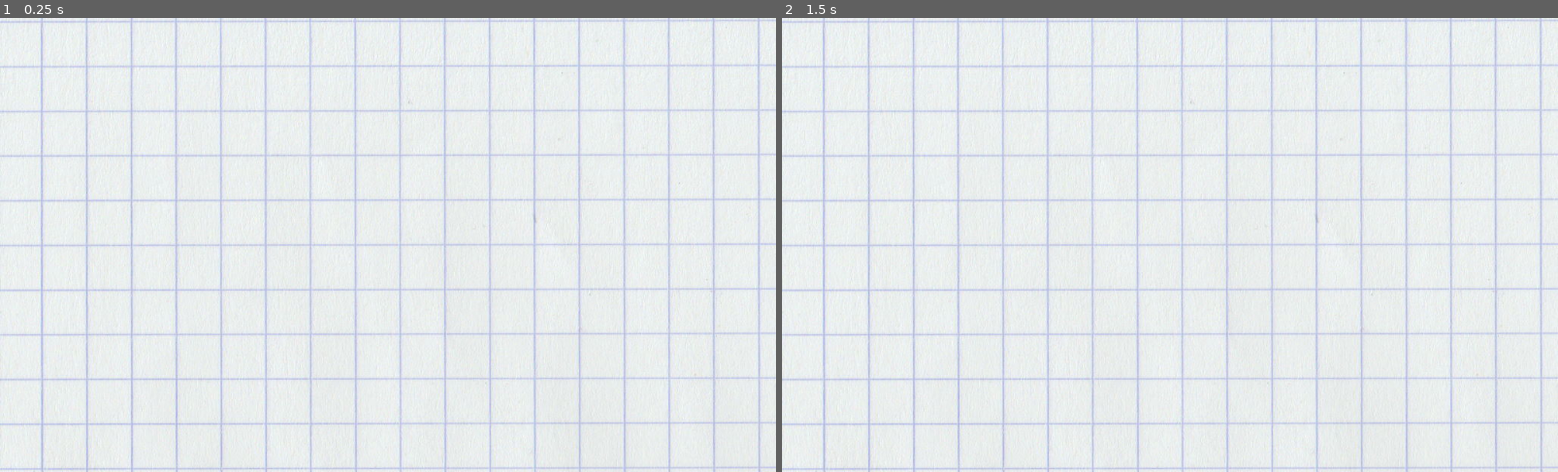
Above: before the commit, frames 1-2 (left to right).
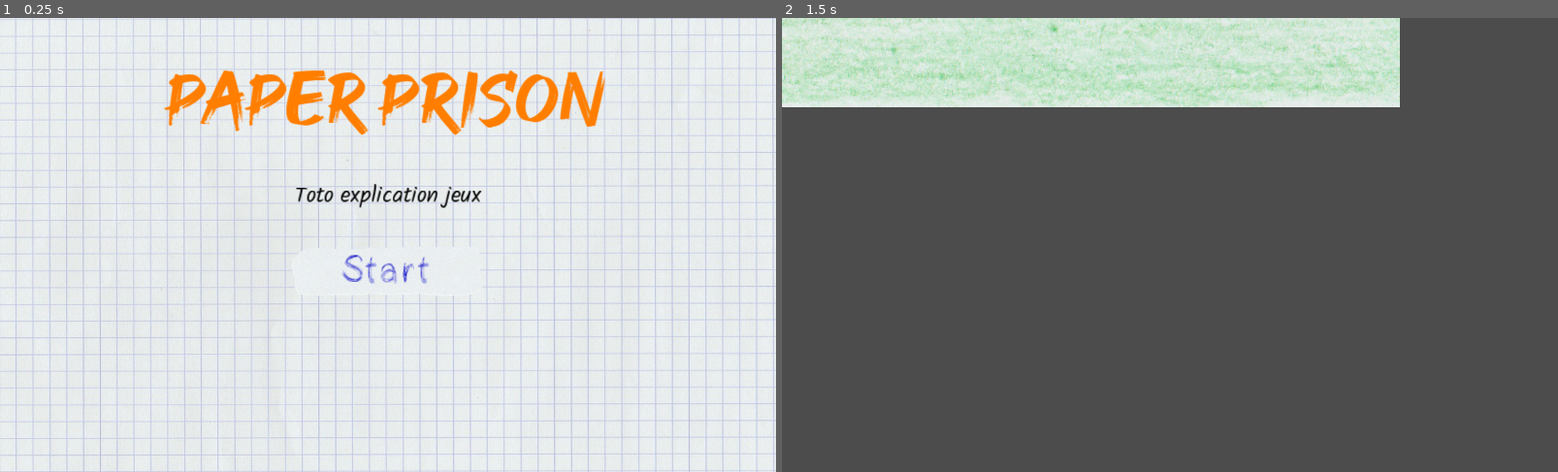
Above: after the commit, the same moments.

Repository: Fifut/Ludum-Dare-51
Game: Godot game, scene res://Scenes/UI/MenuHandler.tscn
Same seed, same stepped clock (60 frames per second), same inputs: the game is played once before the commit and once after it. Before the commit the project has no main scene; this scene is started directly in both runs.
Inputs (mouse positions are in pixels of both pictures, inside the frame that each line leads up to):
- Up to frame 1 (0.25 s): no input
- Up to frame 2 (1.5 s): click (1170, 272) at 0.5 s, where only the run after the commit has a clickable "Start"; tap Enter at 1.25 s; move the mouse to (1340, 222) at 1.27 s

The runs differ from the first frame. In frame 1, 16% of the frame differs, in the area x 0-100%, y 0-100%; in frame 2, 96%.

Commit message:
Menu Murs creusable

Diff:
--- a/Scenes/Characters/Guard.tscn
+++ b/Scenes/Characters/Guard.tscn
@@ -5,6 +5,7 @@
 [ext_resource path="res://Assets/Textures/Character/Hand.png" type="Texture" id=3]
 
 [node name="Guard" type="Node2D"]
+scale = Vector2( 1.5, 1.5 )
 
 [node name="GuardBodySprite" type="Sprite" parent="."]
 texture = ExtResource( 1 )
--- /dev/null
+++ b/Scenes/Characters/Player.gd
@@ -0,0 +1,6 @@
+extends Node2D
+
+
+func _process(delta):
+
+	look_at(get_global_mouse_position() )
--- a/Scenes/Characters/Player.tscn
+++ b/Scenes/Characters/Player.tscn
@@ -1,9 +1,12 @@
-[gd_scene load_steps=3 format=2]
+[gd_scene load_steps=4 format=2]
 
 [ext_resource path="res://Assets/Textures/Character/Body.png" type="Texture" id=1]
 [ext_resource path="res://Assets/Textures/Character/Hand.png" type="Texture" id=2]
+[ext_resource path="res://Scenes/Characters/Player.gd" type="Script" id=3]
 
 [node name="Player" type="Node2D"]
+scale = Vector2( 1.5, 1.5 )
+script = ExtResource( 3 )
 
 [node name="BodySprite" type="Sprite" parent="."]
 texture = ExtResource( 1 )
--- /dev/null
+++ b/Scenes/Game/BreakableWall.tscn
@@ -0,0 +1,29 @@
+[gd_scene load_steps=8 format=2]
+
+[ext_resource path="res://Assets/Textures/Walls/Breakable05.png" type="Texture" id=1]
+[ext_resource path="res://Assets/Textures/Walls/Breakable02.png" type="Texture" id=2]
+[ext_resource path="res://Assets/Textures/Walls/Breakable04.png" type="Texture" id=3]
+[ext_resource path="res://Assets/Textures/Walls/Breakable03.png" type="Texture" id=4]
+[ext_resource path="res://Assets/Textures/Walls/Breakable01.png" type="Texture" id=5]
+
+[sub_resource type="SpriteFrames" id=1]
+animations = [ {
+"frames": [ ExtResource( 5 ), ExtResource( 2 ), ExtResource( 4 ), ExtResource( 3 ), ExtResource( 1 ) ],
+"loop": false,
+"name": "Breakable",
+"speed": 5.0
+} ]
+
+[sub_resource type="RectangleShape2D" id=2]
+extents = Vector2( 28, 28 )
+
+[node name="BreakableWall" type="Node2D"]
+
+[node name="AnimatedSprite" type="AnimatedSprite" parent="."]
+frames = SubResource( 1 )
+animation = "Breakable"
+
+[node name="StaticBody2D" type="StaticBody2D" parent="."]
+
+[node name="CollisionShape2D" type="CollisionShape2D" parent="StaticBody2D"]
+shape = SubResource( 2 )
--- /dev/null
+++ b/Scenes/Game/DiggableWalls.tscn
@@ -0,0 +1,281 @@
+[gd_scene load_steps=3 format=2]
+
+[ext_resource path="res://Scenes/Game/UnbreakableWall.tscn" type="PackedScene" id=1]
+[ext_resource path="res://Scenes/Game/BreakableWall.tscn" type="PackedScene" id=2]
+
+[node name="DiggableWalls" type="Node2D"]
+
+[node name="UnbreakablesLeft" type="Node2D" parent="."]
+position = Vector2( 180, 120 )
+
+[node name="UnbreakableWall01" parent="UnbreakablesLeft" instance=ExtResource( 1 )]
+position = Vector2( -60, -60 )
+
+[node name="UnbreakableWall02" parent="UnbreakablesLeft" instance=ExtResource( 1 )]
+position = Vector2( -120, -60 )
+
+[node name="UnbreakableWall03" parent="UnbreakablesLeft" instance=ExtResource( 1 )]
+position = Vector2( -120, 0 )
+
+[node name="UnbreakableWall04" parent="UnbreakablesLeft" instance=ExtResource( 1 )]
+position = Vector2( -60, 0 )
+
+[node name="UnbreakableWall05" parent="UnbreakablesLeft" instance=ExtResource( 1 )]
+position = Vector2( -120, 60 )
+
+[node name="UnbreakableWall06" parent="UnbreakablesLeft" instance=ExtResource( 1 )]
+position = Vector2( -60, 60 )
+
+[node name="UnbreakableWall07" parent="UnbreakablesLeft" instance=ExtResource( 1 )]
+position = Vector2( -60, 120 )
+
+[node name="UnbreakableWall08" parent="UnbreakablesLeft" instance=ExtResource( 1 )]
+position = Vector2( -120, 120 )
+
+[node name="UnbreakableWall09" parent="UnbreakablesLeft" instance=ExtResource( 1 )]
+position = Vector2( -120, 180 )
+
+[node name="UnbreakableWall10" parent="UnbreakablesLeft" instance=ExtResource( 1 )]
+position = Vector2( -60, 180 )
+
+[node name="UnbreakableWall11" parent="UnbreakablesLeft" instance=ExtResource( 1 )]
+position = Vector2( -120, 240 )
+
+[node name="UnbreakableWall12" parent="UnbreakablesLeft" instance=ExtResource( 1 )]
+position = Vector2( -60, 240 )
+
+[node name="UnbreakableWall13" parent="UnbreakablesLeft" instance=ExtResource( 1 )]
+position = Vector2( -60, 300 )
+
+[node name="UnbreakableWall14" parent="UnbreakablesLeft" instance=ExtResource( 1 )]
+position = Vector2( -120, 300 )
+
+[node name="UnbreakableWall15" parent="UnbreakablesLeft" instance=ExtResource( 1 )]
+position = Vector2( -120, 360 )
+
+[node name="UnbreakableWall16" parent="UnbreakablesLeft" instance=ExtResource( 1 )]
+position = Vector2( -60, 360 )
+
+[node name="UnbreakableWall17" parent="UnbreakablesLeft" instance=ExtResource( 1 )]
+position = Vector2( -120, 420 )
+
+[node name="UnbreakableWall18" parent="UnbreakablesLeft" instance=ExtResource( 1 )]
+position = Vector2( -60, 420 )
+
+[node name="UnbreakableWall19" parent="UnbreakablesLeft" instance=ExtResource( 1 )]
+position = Vector2( -60, 480 )
+
+[node name="UnbreakableWall20" parent="UnbreakablesLeft" instance=ExtResource( 1 )]
+position = Vector2( -120, 480 )
+
+[node name="UnbreakableWall21" parent="UnbreakablesLeft" instance=ExtResource( 1 )]
+position = Vector2( -120, 540 )
+
+[node name="UnbreakableWall22" parent="UnbreakablesLeft" instance=ExtResource( 1 )]
+position = Vector2( -60, 540 )
+
+[node name="UnbreakableWall23" parent="UnbreakablesLeft" instance=ExtResource( 1 )]
+position = Vector2( -120, 600 )
+
+[node name="UnbreakableWall24" parent="UnbreakablesLeft" instance=ExtResource( 1 )]
+position = Vector2( -60, 600 )
+
+[node name="UnbreakablesTop" type="Node2D" parent="."]
+position = Vector2( 180, 60 )
+
+[node name="UnbreakableWall01" parent="UnbreakablesTop" instance=ExtResource( 1 )]
+
+[node name="UnbreakableWall02" parent="UnbreakablesTop" instance=ExtResource( 1 )]
+position = Vector2( 60, 0 )
+
+[node name="UnbreakableWall03" parent="UnbreakablesTop" instance=ExtResource( 1 )]
+position = Vector2( 120, 0 )
+
+[node name="UnbreakableWall04" parent="UnbreakablesTop" instance=ExtResource( 1 )]
+position = Vector2( 360, 0 )
+
+[node name="UnbreakableWall05" parent="UnbreakablesTop" instance=ExtResource( 1 )]
+position = Vector2( 420, 0 )
+
+[node name="UnbreakableWall06" parent="UnbreakablesTop" instance=ExtResource( 1 )]
+position = Vector2( 480, 0 )
+
+[node name="UnbreakableWall07" parent="UnbreakablesTop" instance=ExtResource( 1 )]
+position = Vector2( 540, 0 )
+
+[node name="UnbreakableWall08" parent="UnbreakablesTop" instance=ExtResource( 1 )]
+position = Vector2( 600, 0 )
+
+[node name="UnbreakableWall09" parent="UnbreakablesTop" instance=ExtResource( 1 )]
+position = Vector2( 660, 0 )
+
+[node name="UnbreakableWall10" parent="UnbreakablesTop" instance=ExtResource( 1 )]
+position = Vector2( 720, 0 )
+
+[node name="UnbreakableWall11" parent="UnbreakablesTop" instance=ExtResource( 1 )]
+position = Vector2( 780, 0 )
+
+[node name="UnbreakableWall12" parent="UnbreakablesTop" instance=ExtResource( 1 )]
+position = Vector2( 840, 0 )
+
+[node name="UnbreakableWall13" parent="UnbreakablesTop" instance=ExtResource( 1 )]
+position = Vector2( 900, 0 )
+
+[node name="UnbreakableWall14" parent="UnbreakablesTop" instance=ExtResource( 1 )]
+position = Vector2( 960, 0 )
+
+[node name="UnbreakableWall15" parent="UnbreakablesTop" instance=ExtResource( 1 )]
+position = Vector2( 1020, 0 )
+
+[node name="UnbreakableWall16" parent="UnbreakablesTop" instance=ExtResource( 1 )]
+position = Vector2( 1080, 0 )
+
+[node name="UnbreakableWall17" parent="UnbreakablesTop" instance=ExtResource( 1 )]
+position = Vector2( 1140, 0 )
+
+[node name="UnbreakablesBottom" type="Node2D" parent="."]
+position = Vector2( 180, 720 )
+
+[node name="UnbreakableWall01" parent="UnbreakablesBottom" instance=ExtResource( 1 )]
+
+[node name="UnbreakableWall02" parent="UnbreakablesBottom" instance=ExtResource( 1 )]
+position = Vector2( 60, 0 )
+
+[node name="UnbreakableWall03" parent="UnbreakablesBottom" instance=ExtResource( 1 )]
+position = Vector2( 120, 0 )
+
+[node name="UnbreakableWall04" parent="UnbreakablesBottom" instance=ExtResource( 1 )]
+position = Vector2( 180, 0 )
+
+[node name="UnbreakableWall05" parent="UnbreakablesBottom" instance=ExtResource( 1 )]
+position = Vector2( 240, 0 )
+
+[node name="UnbreakableWall06" parent="UnbreakablesBottom" instance=ExtResource( 1 )]
+position = Vector2( 300, 0 )
+
+[node name="UnbreakableWall07" parent="UnbreakablesBottom" instance=ExtResource( 1 )]
+position = Vector2( 360, 0 )
+
+[node name="UnbreakableWall08" parent="UnbreakablesBottom" instance=ExtResource( 1 )]
+position = Vector2( 420, 0 )
+
+[node name="UnbreakableWall09" parent="UnbreakablesBottom" instance=ExtResource( 1 )]
+position = Vector2( 480, 0 )
+
+[node name="UnbreakableWall10" parent="UnbreakablesBottom" instance=ExtResource( 1 )]
+position = Vector2( 540, 0 )
+
+[node name="UnbreakableWall11" parent="UnbreakablesBottom" instance=ExtResource( 1 )]
+position = Vector2( 600, 0 )
+
+[node name="UnbreakableWall12" parent="UnbreakablesBottom" instance=ExtResource( 1 )]
+position = Vector2( 660, 0 )
+
+[node name="UnbreakableWall13" parent="UnbreakablesBottom" instance=ExtResource( 1 )]
+position = Vector2( 720, 0 )
+
+[node name="UnbreakableWall14" parent="UnbreakablesBottom" instance=ExtResource( 1 )]
+position = Vector2( 780, 0 )
+
+[node name="UnbreakableWall15" parent="UnbreakablesBottom" instance=ExtResource( 1 )]
+position = Vector2( 1020, 0 )
+
+[node name="UnbreakableWall16" parent="UnbreakablesBottom" instance=ExtResource( 1 )]
+position = Vector2( 1080, 0 )
+
+[node name="UnbreakableWall17" parent="UnbreakablesBottom" instance=ExtResource( 1 )]
+position = Vector2( 1140, 0 )
+
+[node name="UnbreakablesRight" type="Node2D" parent="."]
+position = Vector2( 1380, 60 )
+
+[node name="UnbreakableWall25" parent="UnbreakablesRight" instance=ExtResource( 1 )]
+position = Vector2( 60, 0 )
+
+[node name="UnbreakableWall26" parent="UnbreakablesRight" instance=ExtResource( 1 )]
+
+[node name="UnbreakableWall27" parent="UnbreakablesRight" instance=ExtResource( 1 )]
+position = Vector2( 0, 60 )
+
+[node name="UnbreakableWall28" parent="UnbreakablesRight" instance=ExtResource( 1 )]
+position = Vector2( 60, 60 )
+
+[node name="UnbreakableWall29" parent="UnbreakablesRight" instance=ExtResource( 1 )]
+position = Vector2( 0, 120 )
+
+[node name="UnbreakableWall30" parent="UnbreakablesRight" instance=ExtResource( 1 )]
+position = Vector2( 60, 120 )
+
+[node name="UnbreakableWall31" parent="UnbreakablesRight" instance=ExtResource( 1 )]
+position = Vector2( 60, 180 )
+
+[node name="UnbreakableWall32" parent="UnbreakablesRight" instance=ExtResource( 1 )]
+position = Vector2( 0, 180 )
+
+[node name="UnbreakableWall33" parent="UnbreakablesRight" instance=ExtResource( 1 )]
+position = Vector2( 0, 240 )
+
+[node name="UnbreakableWall34" parent="UnbreakablesRight" instance=ExtResource( 1 )]
+position = Vector2( 60, 240 )
+
+[node name="UnbreakableWall35" parent="UnbreakablesRight" instance=ExtResource( 1 )]
+position = Vector2( 0, 300 )
+
+[node name="UnbreakableWall36" parent="UnbreakablesRight" instance=ExtResource( 1 )]
+position = Vector2( 60, 300 )
+
+[node name="UnbreakableWall37" parent="UnbreakablesRight" instance=ExtResource( 1 )]
+position = Vector2( 60, 360 )
+
+[node name="UnbreakableWall38" parent="UnbreakablesRight" instance=ExtResource( 1 )]
+position = Vector2( 0, 360 )
+
+[node name="UnbreakableWall39" parent="UnbreakablesRight" instance=ExtResource( 1 )]
+position = Vector2( 0, 420 )
+
+[node name="UnbreakableWall40" parent="UnbreakablesRight" instance=ExtResource( 1 )]
+position = Vector2( 60, 420 )
+
+[node name="UnbreakableWall41" parent="UnbreakablesRight" instance=ExtResource( 1 )]
+position = Vector2( 0, 480 )
+
+[node name="UnbreakableWall42" parent="UnbreakablesRight" instance=ExtResource( 1 )]
+position = Vector2( 60, 480 )
+
+[node name="UnbreakableWall43" parent="UnbreakablesRight" instance=ExtResource( 1 )]
+position = Vector2( 60, 540 )
+
+[node name="UnbreakableWall44" parent="UnbreakablesRight" instance=ExtResource( 1 )]
+position = Vector2( 0, 540 )
+
+[node name="UnbreakableWall45" parent="UnbreakablesRight" instance=ExtResource( 1 )]
+position = Vector2( 0, 600 )
+
+[node name="UnbreakableWall46" parent="UnbreakablesRight" instance=ExtResource( 1 )]
+position = Vector2( 60, 600 )
+
+[node name="UnbreakableWall47" parent="UnbreakablesRight" instance=ExtResource( 1 )]
+position = Vector2( 0, 660 )
+
+[node name="UnbreakableWall48" parent="UnbreakablesRight" instance=ExtResource( 1 )]
+position = Vector2( 60, 660 )
+
+[node name="Breakables" type="Node2D" parent="."]
+
+[node name="BreakableWall01" parent="Breakables" instance=ExtResource( 2 )]
+position = Vector2( 360, 60 )
+
+[node name="BreakableWall02" parent="Breakables" instance=ExtResource( 2 )]
+position = Vector2( 420, 60 )
+
+[node name="BreakableWall03" parent="Breakables" instance=ExtResource( 2 )]
+position = Vector2( 480, 60 )
+
+[node name="BreakableWall04" parent="Breakables" instance=ExtResource( 2 )]
+position = Vector2( 1020, 720 )
+
+[node name="BreakableWall05" parent="Breakables" instance=ExtResource( 2 )]
+position = Vector2( 1080, 720 )
+
+[node name="BreakableWall06" parent="Breakables" instance=ExtResource( 2 )]
+position = Vector2( 1140, 720 )
--- a/Scenes/Game/GameHandler.tscn
+++ b/Scenes/Game/GameHandler.tscn
@@ -1,7 +1,10 @@
-[gd_scene load_steps=3 format=2]
+[gd_scene load_steps=6 format=2]
 
 [ext_resource path="res://Assets/Textures/Paper.jpg" type="Texture" id=1]
 [ext_resource path="res://Scenes/Game/Jail.tscn" type="PackedScene" id=2]
+[ext_resource path="res://Scenes/Game/Outside.tscn" type="PackedScene" id=3]
+[ext_resource path="res://Scenes/Game/DiggableWalls.tscn" type="PackedScene" id=4]
+[ext_resource path="res://Scenes/Characters/Player.tscn" type="PackedScene" id=5]
 
 [node name="GameHandler" type="Node2D"]
 
@@ -12,7 +15,16 @@
 [node name="Camera2D" type="Camera2D" parent="."]
 anchor_mode = 0
 current = true
-zoom = Vector2( 2, 2 )
+zoom = Vector2( 4, 4 )
 
 [node name="Jail" parent="." instance=ExtResource( 2 )]
-position = Vector2( 0, 424 )
+position = Vector2( -48, 424 )
+
+[node name="DiggableWalls" parent="." instance=ExtResource( 4 )]
+position = Vector2( 24, 1336 )
+
+[node name="Outside" parent="." instance=ExtResource( 3 )]
+position = Vector2( 816, 2192 )
+
+[node name="Player" parent="." instance=ExtResource( 5 )]
+position = Vector2( 528, 1008 )
--- a/Scenes/Game/Jail.tscn
+++ b/Scenes/Game/Jail.tscn
@@ -1,7 +1,8 @@
-[gd_scene load_steps=7 format=2]
+[gd_scene load_steps=8 format=2]
 
 [ext_resource path="res://Assets/Textures/Jail.png" type="Texture" id=1]
 [ext_resource path="res://Scenes/Game/Clock.tscn" type="PackedScene" id=2]
+[ext_resource path="res://Scenes/Game/Shelf.tscn" type="PackedScene" id=3]
 [ext_resource path="res://Scenes/Characters/Guard.tscn" type="PackedScene" id=4]
 
 [sub_resource type="RectangleShape2D" id=1]
@@ -13,12 +14,13 @@
 
 [sub_resource type="Curve2D" id=3]
 _data = {
-"points": PoolVector2Array( 0, 0, 0, 0, -40, 8, 0, 0, 0, 0, 1816, 8 )
+"points": PoolVector2Array( 0, 0, 0, 0, 24, 8, 0, 0, 0, 0, 1720, 8 )
 }
 
 [node name="Jail" type="Node2D"]
 
 [node name="JailSprite" type="Sprite" parent="."]
+scale = Vector2( 1.01104, 1 )
 texture = ExtResource( 1 )
 centered = false
 
@@ -38,16 +40,19 @@
 [node name="Walls" type="StaticBody2D" parent="."]
 
 [node name="CollisionPolygon2D" type="CollisionPolygon2D" parent="Walls"]
-polygon = PoolVector2Array( 104, 944, 104, 24, 1528, 32, 1528, 944, 1408, 944, 1408, 88, 224, 88, 224, 944 )
+polygon = PoolVector2Array( 104, 944, 104, 24, 1544, 32, 1544, 944, 1424, 944, 1424, 88, 224, 88, 224, 944 )
 
 [node name="Clock" parent="." instance=ExtResource( 2 )]
 position = Vector2( 1704, 256 )
 
+[node name="Shelf" parent="." instance=ExtResource( 3 )]
+position = Vector2( 488, 880 )
+
 [node name="Path2D" type="Path2D" parent="."]
-position = Vector2( -88, -72 )
+position = Vector2( -88, -112 )
 curve = SubResource( 3 )
 
 [node name="PathFollow2D" type="PathFollow2D" parent="Path2D"]
-position = Vector2( -40, 8 )
+position = Vector2( 24, 8 )
 
 [node name="Guard" parent="Path2D/PathFollow2D" instance=ExtResource( 4 )]
--- /dev/null
+++ b/Scenes/Game/Outside.tscn
@@ -0,0 +1,8 @@
+[gd_scene load_steps=2 format=2]
+
+[ext_resource path="res://Assets/Textures/Outside.png" type="Texture" id=1]
+
+[node name="Outside" type="Node2D"]
+
+[node name="Sprite" type="Sprite" parent="."]
+texture = ExtResource( 1 )
--- /dev/null
+++ b/Scenes/Game/Shelf.tscn
@@ -0,0 +1,15 @@
+[gd_scene load_steps=3 format=2]
+
+[ext_resource path="res://Assets/Textures/Shelf.png" type="Texture" id=1]
+
+[sub_resource type="RectangleShape2D" id=1]
+extents = Vector2( 176, 68 )
+
+[node name="Shelf" type="StaticBody2D"]
+
+[node name="CollisionShape2D" type="CollisionShape2D" parent="."]
+position = Vector2( 0, -20 )
+shape = SubResource( 1 )
+
+[node name="Sprite" type="Sprite" parent="."]
+texture = ExtResource( 1 )
--- /dev/null
+++ b/Scenes/Game/UnbreakableWall.tscn
@@ -0,0 +1,16 @@
+[gd_scene load_steps=3 format=2]
+
+[ext_resource path="res://Assets/Textures/Walls/Unbreakable.png" type="Texture" id=1]
+
+[sub_resource type="RectangleShape2D" id=1]
+extents = Vector2( 28, 28 )
+
+[node name="UnbreakableWall" type="Node2D"]
+
+[node name="Sprite" type="Sprite" parent="."]
+texture = ExtResource( 1 )
+
+[node name="StaticBody2D" type="StaticBody2D" parent="."]
+
+[node name="CollisionShape2D" type="CollisionShape2D" parent="StaticBody2D"]
+shape = SubResource( 1 )
--- /dev/null
+++ b/Scenes/UI/MenuHandler.gd
@@ -0,0 +1,8 @@
+extends Control
+
+
+onready var ButtonStart = $"%ButtonStart"
+
+
+func _on_ButtonStart_pressed():
+	get_tree().change_scene("res://Scenes/Game/Outside.tscn")
--- a/Scenes/UI/MenuHandler.tscn
+++ b/Scenes/UI/MenuHandler.tscn
@@ -1,12 +1,81 @@
-[gd_scene load_steps=2 format=2]
+[gd_scene load_steps=10 format=2]
 
-[ext_resource path="res://Assets/Textures/Paper.jpg" type="Texture" id=1]
+[ext_resource path="res://Assets/Textures/Paper small.jpg" type="Texture" id=1]
+[ext_resource path="res://Assets/Fonts/Good Brush.ttf" type="DynamicFontData" id=2]
+[ext_resource path="res://Assets/Fonts/Kalam-Regular.ttf" type="DynamicFontData" id=3]
+[ext_resource path="res://Assets/Fonts/Cheveuxdange.ttf" type="DynamicFontData" id=4]
+[ext_resource path="res://Assets/Textures/UI/Button.png" type="Texture" id=5]
+[ext_resource path="res://Scenes/UI/MenuHandler.gd" type="Script" id=6]
+
+[sub_resource type="DynamicFont" id=1]
+size = 100
+use_filter = true
+font_data = ExtResource( 2 )
+
+[sub_resource type="DynamicFont" id=2]
+size = 30
+use_filter = true
+font_data = ExtResource( 3 )
+
+[sub_resource type="DynamicFont" id=3]
+size = 50
+use_filter = true
+font_data = ExtResource( 4 )
 
 [node name="MenuHandler" type="Control"]
 anchor_right = 1.0
 anchor_bottom = 1.0
+script = ExtResource( 6 )
 
 [node name="TextureRect" type="TextureRect" parent="."]
 margin_right = 40.0
 margin_bottom = 40.0
 texture = ExtResource( 1 )
+
+[node name="VBoxContainer" type="VBoxContainer" parent="."]
+anchor_right = 1.0
+anchor_bottom = 1.0
+margin_top = 50.0
+custom_constants/separation = 50
+
+[node name="Title" type="Label" parent="VBoxContainer"]
+margin_right = 1024.0
+margin_bottom = 122.0
+custom_colors/font_color = Color( 1, 0.494118, 0, 1 )
+custom_fonts/font = SubResource( 1 )
+text = "Paper Prison"
+align = 1
+valign = 1
+
+[node name="Description" type="Label" parent="VBoxContainer"]
+margin_top = 172.0
+margin_right = 1024.0
+margin_bottom = 203.0
+custom_colors/font_color = Color( 0, 0, 0, 1 )
+custom_fonts/font = SubResource( 2 )
+text = "Toto explication jeux"
+align = 1
+valign = 1
+
+[node name="ButtonStart" type="TextureButton" parent="VBoxContainer"]
+unique_name_in_owner = true
+margin_left = 384.0
+margin_top = 253.0
+margin_right = 639.0
+margin_bottom = 321.0
+size_flags_horizontal = 4
+texture_normal = ExtResource( 5 )
+texture_pressed = ExtResource( 5 )
+texture_hover = ExtResource( 5 )
+texture_focused = ExtResource( 5 )
+
+[node name="Start" type="Label" parent="VBoxContainer/ButtonStart"]
+anchor_right = 1.0
+anchor_bottom = 1.0
+custom_colors/font_color = Color( 0, 0, 0.772549, 1 )
+custom_fonts/font = SubResource( 3 )
+text = "Start"
+align = 1
+valign = 1
+
+[connection signal="pressed" from="VBoxContainer/ButtonStart" to="." method="_on_ButtonStart_pressed"]
--- a/project.godot
+++ b/project.godot
@@ -11,6 +11,7 @@
 [application]
 
 config/name="Ludum Dare 51"
+run/main_scene="res://Scenes/UI/MenuHandler.tscn"
 boot_splash/show_image=false
 config/icon="res://icon.png"
 
@@ -23,6 +24,29 @@
 
 common/drop_mouse_on_gui_input_disabled=true
 
+[input]
+
+up={
+"deadzone": 0.5,
+"events": [ Object(InputEventKey,"resource_local_to_scene":false,"resource_name":"","device":0,"alt":false,"shift":false,"control":false,"meta":false,"command":false,"pressed":false,"scancode":16777232,"physical_scancode":0,"unicode":0,"echo":false,"script":null)
+ ]
+}
+down={
+"deadzone": 0.5,
+"events": [ Object(InputEventKey,"resource_local_to_scene":false,"resource_name":"","device":0,"alt":false,"shift":false,"control":false,"meta":false,"command":false,"pressed":false,"scancode":16777234,"physical_scancode":0,"unicode":0,"echo":false,"script":null)
+ ]
+}
+left={
+"deadzone": 0.5,
+"events": [ Object(InputEventKey,"resource_local_to_scene":false,"resource_name":"","device":0,"alt":false,"shift":false,"control":false,"meta":false,"command":false,"pressed":false,"scancode":16777231,"physical_scancode":0,"unicode":0,"echo":false,"script":null)
+ ]
+}
+right={
+"deadzone": 0.5,
+"events": [ Object(InputEventKey,"resource_local_to_scene":false,"resource_name":"","device":0,"alt":false,"shift":false,"control":false,"meta":false,"command":false,"pressed":false,"scancode":16777233,"physical_scancode":0,"unicode":0,"echo":false,"script":null)
+ ]
+}
+
 [physics]
 
 common/enable_pause_aware_picking=true
Binary file added: Assets/Fonts/Cheveuxdange.ttf
Binary file added: Assets/Fonts/Good Brush.ttf
Binary file added: Assets/Fonts/Kalam-Regular.ttf
Binary file added: Assets/Textures/Paper small.jpg
Not shown, added: Assets/Textures/Paper small.jpg.import
Binary file added: Assets/Textures/UI/Button.png
Not shown, added: Assets/Textures/UI/Button.png.import
Binary file changed: Assets/Textures/Walls/Breakable05.png
